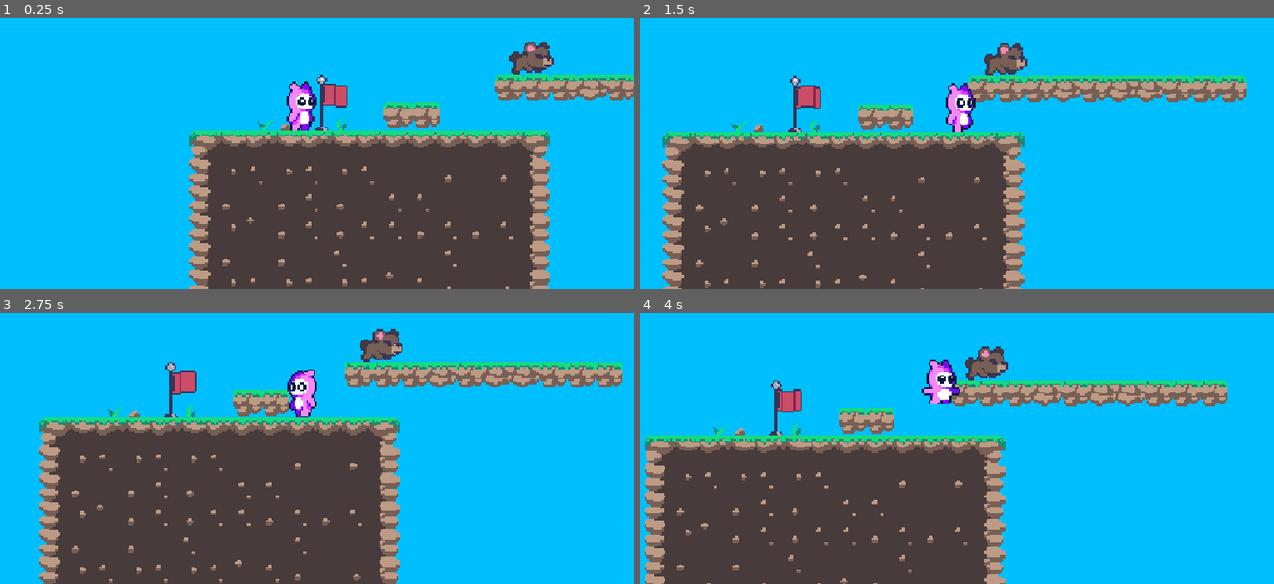
Above: before the commit, frames 1-4 (two rows, left to right).
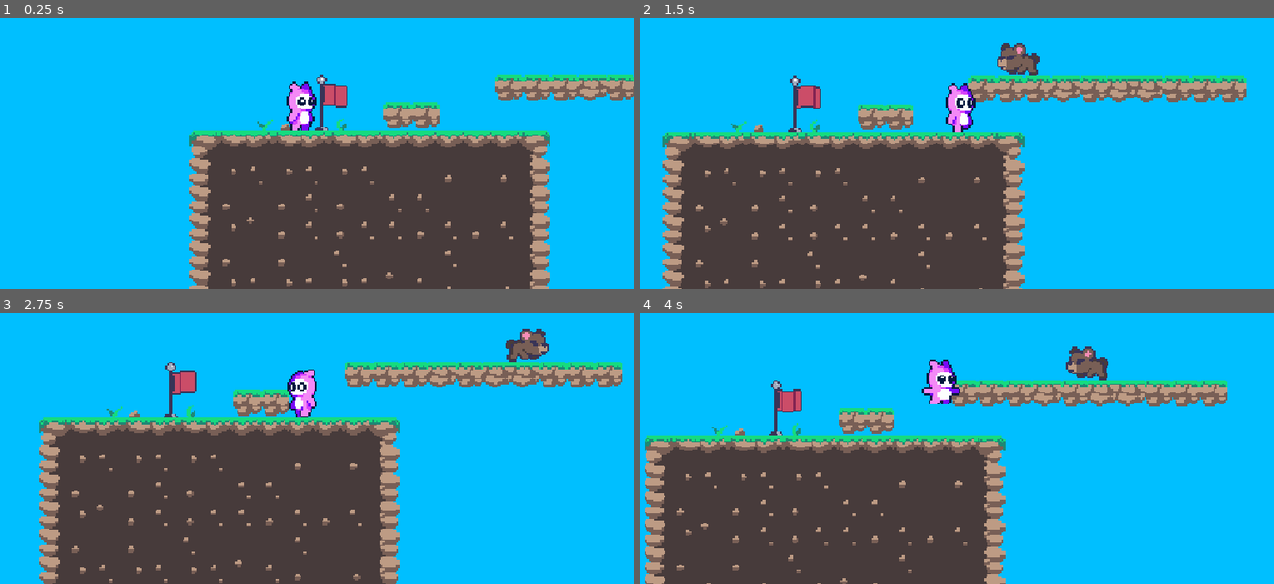
Above: after the commit, the same moments.

Repository: kocio07/Brackeys-game-jam
Game: Godot game, scene res://sceny/main.tscn
Two runs of this game, one before a commit and one after it. Both use one fixed random seed, a clock stepped at 60 frames per second and the inputs below. This scene is started directly instead of the project's main scene.
Inputs:
- Up to frame 1 (0.25 s): no input
- Up to frame 2 (1.5 s): hold D (right) from 0.53 s (still down); tap X (start) at 0.6, 1.35 s; tap Space (jump) at 0.77 s
- Up to frame 3 (2.75 s): tap Space (jump) at 1.52 s; release D (right) at 2.03 s; hold A (left) from 2.03 s (still down); tap X (start) at 2.1 s
- Up to frame 4 (4 s): release A (left) at 2.78 s; hold D (right) from 2.78 s (still down); tap X (start) at 2.85, 3.6 s; tap Space (jump) at 3.02, 3.77 s

The runs differ from the first frame. In frame 1, 0.6% of the frame differs, in the area x 80-88%, y 8-21%; in frame 2, 0.6%; in frame 3, 1.2%; in frame 4, 1.2%, in the area x 51-74%, y 12-25%.

Commit message:
Added movement to enemie 1

Diff:
--- a/nowy-projekt-gry/sceny/main.tscn
+++ b/nowy-projekt-gry/sceny/main.tscn
@@ -439,7 +439,7 @@
 postarac"
 
 [node name="wrog 1" parent="." unique_id=1323484641 instance=ExtResource("10_7e6us")]
-position = Vector2(130, -57)
+position = Vector2(245, -57)
 rotation = -0.0015106201
 collision_layer = 1
 collision_mask = 1
@@ -448,3 +448,9 @@
 stream = ExtResource("11_5atrl")
 autoplay = true
 parameters/looping = true
+
+[node name="Label3" type="Label" parent="." unique_id=1548502329]
+offset_left = 117.0
+offset_top = -103.0
+offset_right = 157.0
+offset_bottom = -80.0
--- a/nowy-projekt-gry/sceny/wrog_1.tscn
+++ b/nowy-projekt-gry/sceny/wrog_1.tscn
@@ -57,7 +57,7 @@
 }]
 
 [sub_resource type="RectangleShape2D" id="RectangleShape2D_vtfqq"]
-size = Vector2(10, 20)
+size = Vector2(10, 16)
 
 [sub_resource type="RectangleShape2D" id="RectangleShape2D_4vuit"]
 size = Vector2(15, 20)
@@ -80,7 +80,7 @@
 script = ExtResource("2_xmk5o")
 
 [node name="CollisionShape2D2" type="CollisionShape2D" parent="weak" unique_id=472738964]
-position = Vector2(-6, -1)
+position = Vector2(-6, 1)
 shape = SubResource("RectangleShape2D_vtfqq")
 
 [node name="death" type="Area2D" parent="." unique_id=2105233412]
@@ -98,5 +98,11 @@
 stream = ExtResource("5_o087o")
 volume_db = -3.888
 
+[node name="EdgeDetector" type="RayCast2D" parent="." unique_id=629232338]
+position = Vector2(18, 0)
+scale = Vector2(0.993618, 1)
+target_position = Vector2(0, 12)
+
+[connection signal="body_entered" from="weak" to="." method="_on_weak_body_entered"]
 [connection signal="body_entered" from="weak" to="death" method="_on_weak_body_entered"]
 [connection signal="body_entered" from="death" to="." method="_on_death_body_entered"]
--- a/nowy-projekt-gry/skrypty/wrog_1.gd
+++ b/nowy-projekt-gry/skrypty/wrog_1.gd
@@ -1,4 +1,33 @@
 extends CharacterBody2D
+
+@export_group("Movement")
+@export var speed: float = 80.0
+@export var gravity: float = 980.0
+@export var start_facing_left: bool = false
+
+var direction: int = 1
+
+@onready var edge_detector: RayCast2D = $EdgeDetector
+
+func _ready() -> void:
+	if start_facing_left:
+		direction = -1
+		scale.x = -abs(scale.x)
+
+func _physics_process(delta: float) -> void:
+	if not is_on_floor():
+		velocity.y += gravity * delta
+	else:
+		if is_on_wall() or not edge_detector.is_colliding():
+			flip()
+
+	velocity.x = direction * speed
+	move_and_slide()
+
+func flip() -> void:
+	direction *= -1
+	scale.x *= -1
+	edge_detector.force_raycast_update()
 
 
 func _on_death_body_entered(body: Node2D) -> void:
@@ -13,3 +42,10 @@
 		body.velocity = Vector2.ZERO
 	else:
 		get_tree().reload_current_scene()
+
+
+func _on_weak_body_entered(body: Node2D) -> void:
+	if body.is_in_group("gracz"):
+		if body.has_method("bounce"):
+			body.bounce()
+		queue_free()
